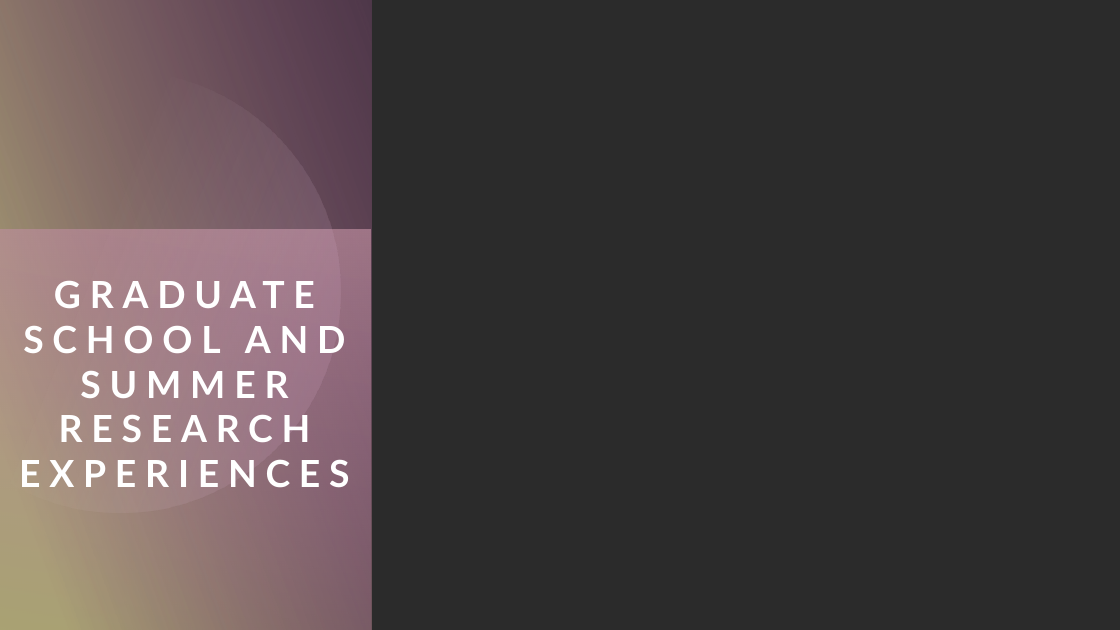
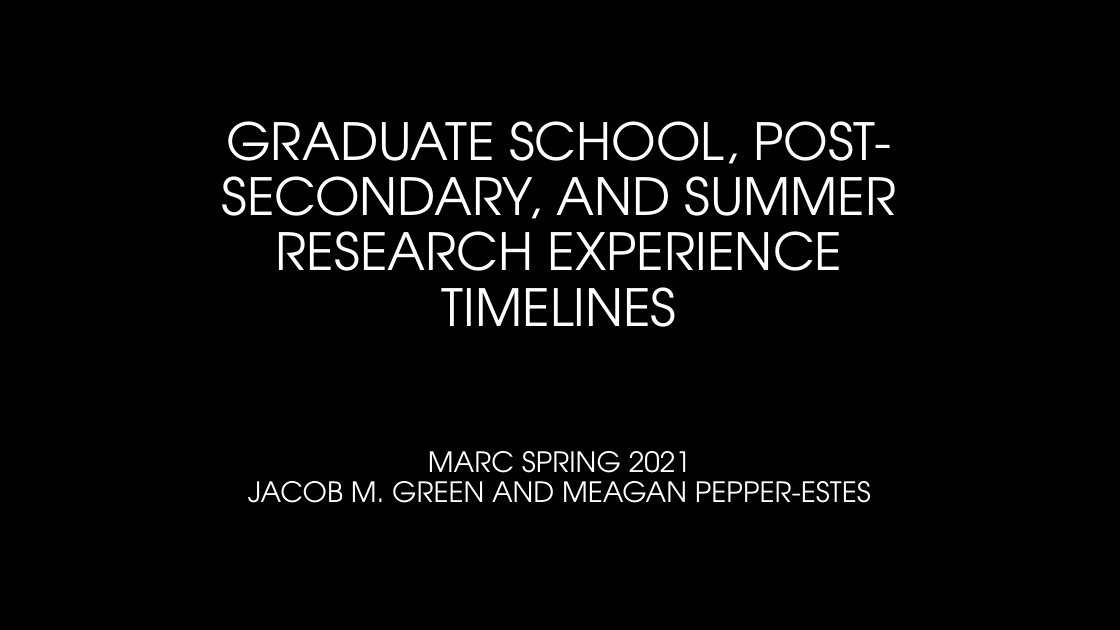
Before and after one commit to madmolecularman/MARC_Spring_2021, a slide deck: slide 1 of resources/gradschool/grad_school_session.pptx. Drawn at 1120x630 pixels with LibreOffice and Linux fonts; fonts in the diff are those of the drawing; background and template pictures are left out; a plain dark background stands for a picture behind light text. Boxes give left, top, right and bottom in pixels: in the first picture for what was removed or moved away, otherwise in the second. Text is boxed around its words. In the diff, an @@ line names an element or a change of style, - is before the commit and + after.

```diff
--- a/resources/gradschool/grad_school_session.pptx
+++ b/resources/gradschool/grad_school_session.pptx
@@ rectangle removed at <box>0,0,1120,630</box> @@
@@ rectangle removed at <box>0,0,371,630</box> @@
@@ freeform shape removed at <box>0,44,380,552</box> @@
@@ title "GRADUATE SCHOOL, POST-SECONDARY, AND SUMMER ..." at <box>221,121,896,503</box>: vertical alignment top to bottom @@
@@ title at <box>221,121,896,503</box>: text changed; size 32 to 44 pt; font Lato to TeX Gyre Adventor; text colour #FFFFFF to gradient #FFFFFF to #A6A6A6; bold off @@
-GRADUATE SCHOOL AND SUMMER RESEARCH EXPERIENCES
+GRADUATE SCHOOL, POST-SECONDARY, AND SUMMER RESEARCH EXPERIENCE
+TIMELINES
+MARC SPRING 2021
+JACOB M. GREEN AND MEAGAN PEPPER-ESTES
@@ rectangle removed at <box>0,230,371,630</box> @@
@@ rectangle removed at <box>0,588,1120,630</box> @@
@@ rectangle removed at <box>371,588,1120,630</box> @@
```
Also in this commit, not shown: 5 other slides changed, 17 slides added, 14 slides removed, 3 other files.
